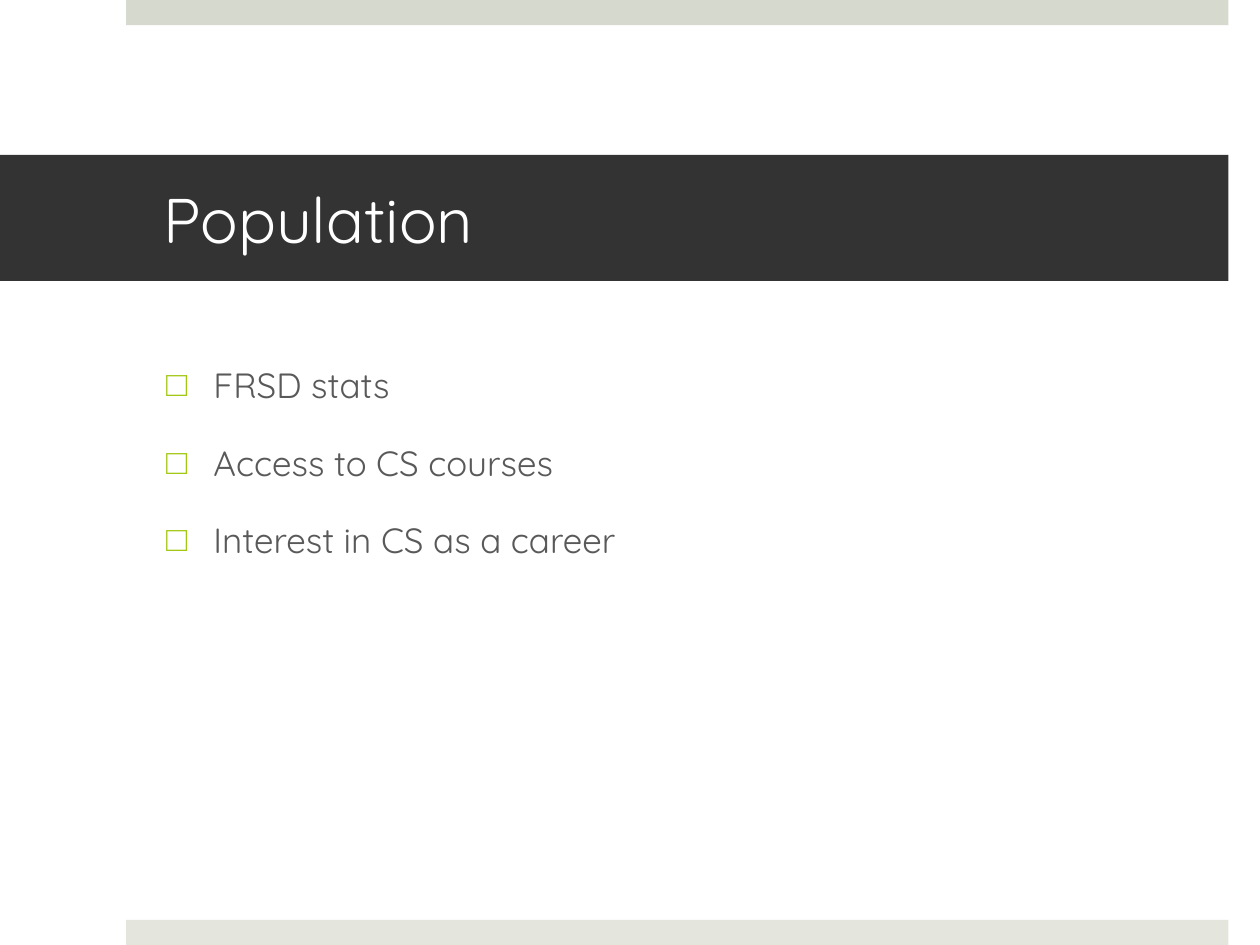
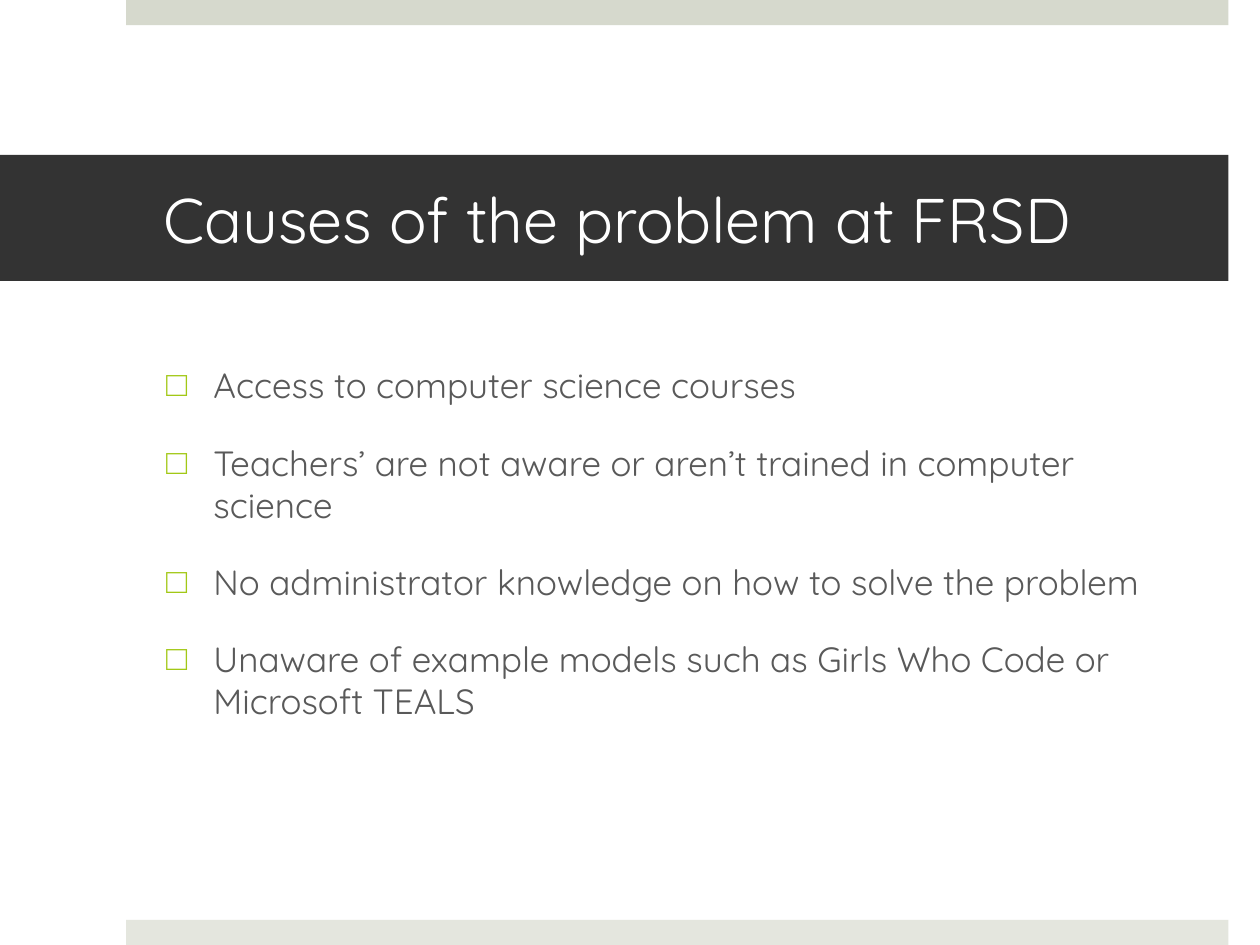
Before and after one commit to NaeemH/WomenInCS, a slide deck: slide 5 of Peer Review/NH_Peer_Review_Assignment_4.pptx (slide 4 before the commit). Drawn at 1260x945 pixels with LibreOffice and Linux fonts; fonts in the diff are those of the drawing. Boxes give left, top, right and bottom in pixels: in the first picture for what was removed or moved away, otherwise in the second. Text is boxed around its words. In the diff, an @@ line names an element or a change of style, - is before the commit and + after.

```diff
--- a/Peer Review/NH_Peer_Review_Assignment_4.pptx
+++ b/Peer Review/NH_Peer_Review_Assignment_4.pptx
@@ title at [164,196,1071,256]: text changed @@
-Population
+Causes of the problem at FRSD
@@ text at [213,373,1139,715]: text changed @@
-□ FRSD stats
-□ Access to CS courses
-□ Interest in CS as a career
+□ Access to computer science courses
+□ Teachers’ are not aware or aren’t trained in computer science
+□ No administrator knowledge on how to solve the problem
+□ Unaware of example models such as Girls Who Code or Microsoft TEALS
```
Also in this commit, not shown: 11 other slides changed, 2 slides added, 3 other files.
